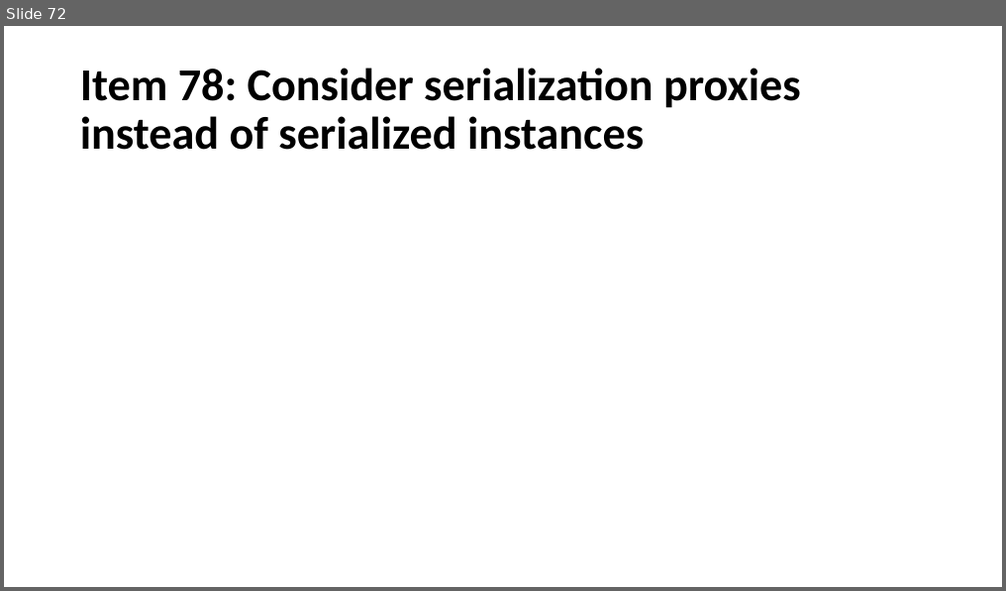
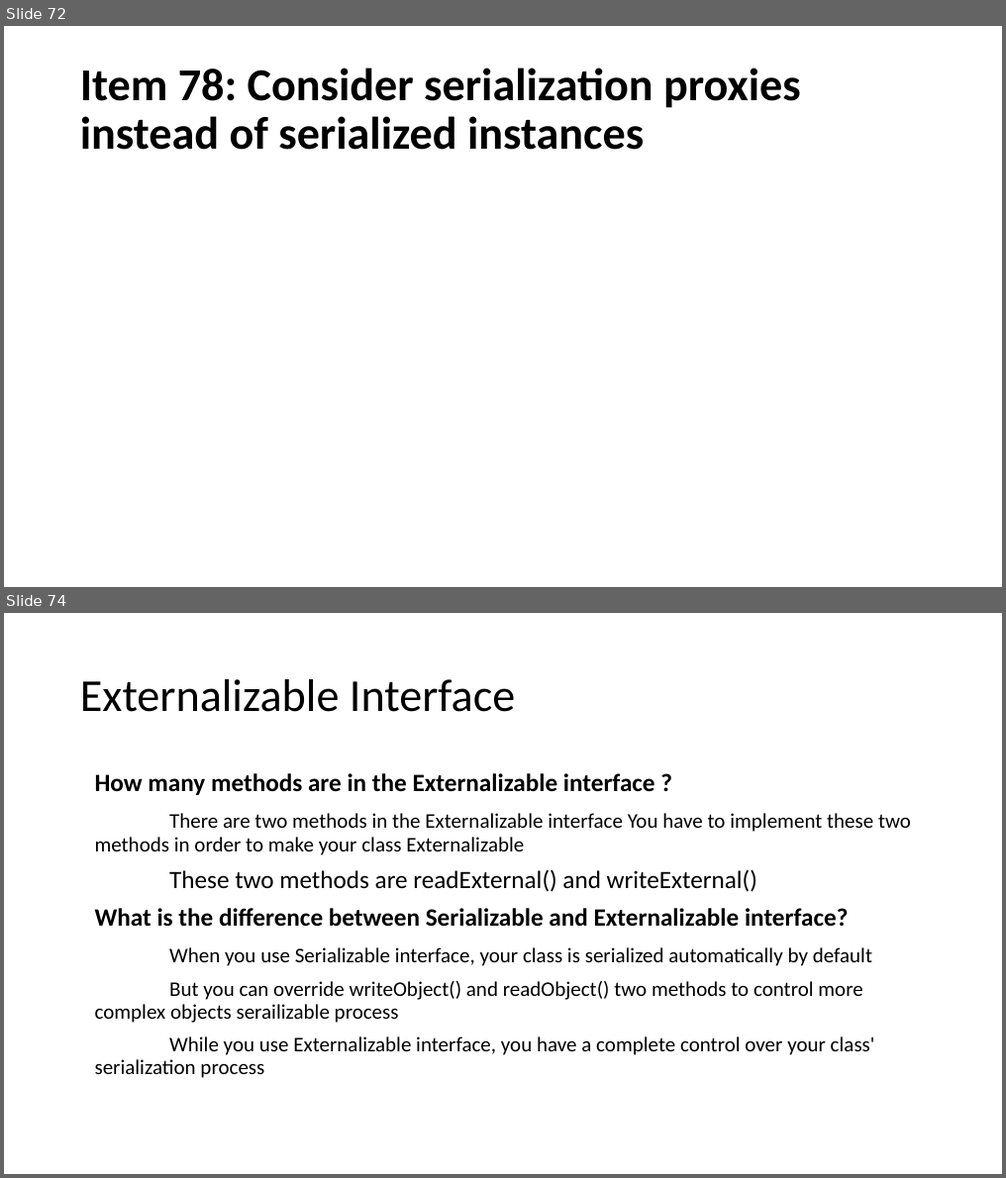
Before and after one commit to javamaster-llc/effective-java-examples-master, a slide deck: Study of Effective Java™.pptx. Shown one above the other, each under a label of ours: slide 72 before the commit, slides 72 and 74 after it; the slides between them are not shown. The pictures are 1006x591 and 1006x1178 pixels, drawn with LibreOffice and Linux fonts; fonts in the diff are those of the drawing. Boxes give left, top, right and bottom in pixels: in the first picture for what was removed or moved away, otherwise in the second. Text is boxed around its words. In the diff, an @@ line names an element or a change of style, - is before the commit and + after.

```diff
--- a/Study of Effective Java™.pptx
+++ b/Study of Effective Java™.pptx
@@ slide 74 added at [4, 613, 1002, 1174], background #FFFFFF @@
@@ title added at [80, 679, 515, 712], 44 pt, text #000000 @@
+Externalizable Interface
@@ text added at [95, 773, 911, 1078], 20 pt, text #000000 @@
+How many methods are in the Externalizable interface ?
+There are two methods in the Externalizable interface You have to implement these two methods in order to make your class Externalizable
+These two methods are readExternal() and writeExternal()
+What is the difference between Serializable and Externalizable interface?
+When you use Serializable interface, your class is serialized automatically by default
+But you can override writeObject() and readObject() two methods to control more complex objects serailizable process
+While you use Externalizable interface, you have a complete control over your class' serialization process
```
Also in this commit, not shown: 1 slide changed, 1 other slide added.
